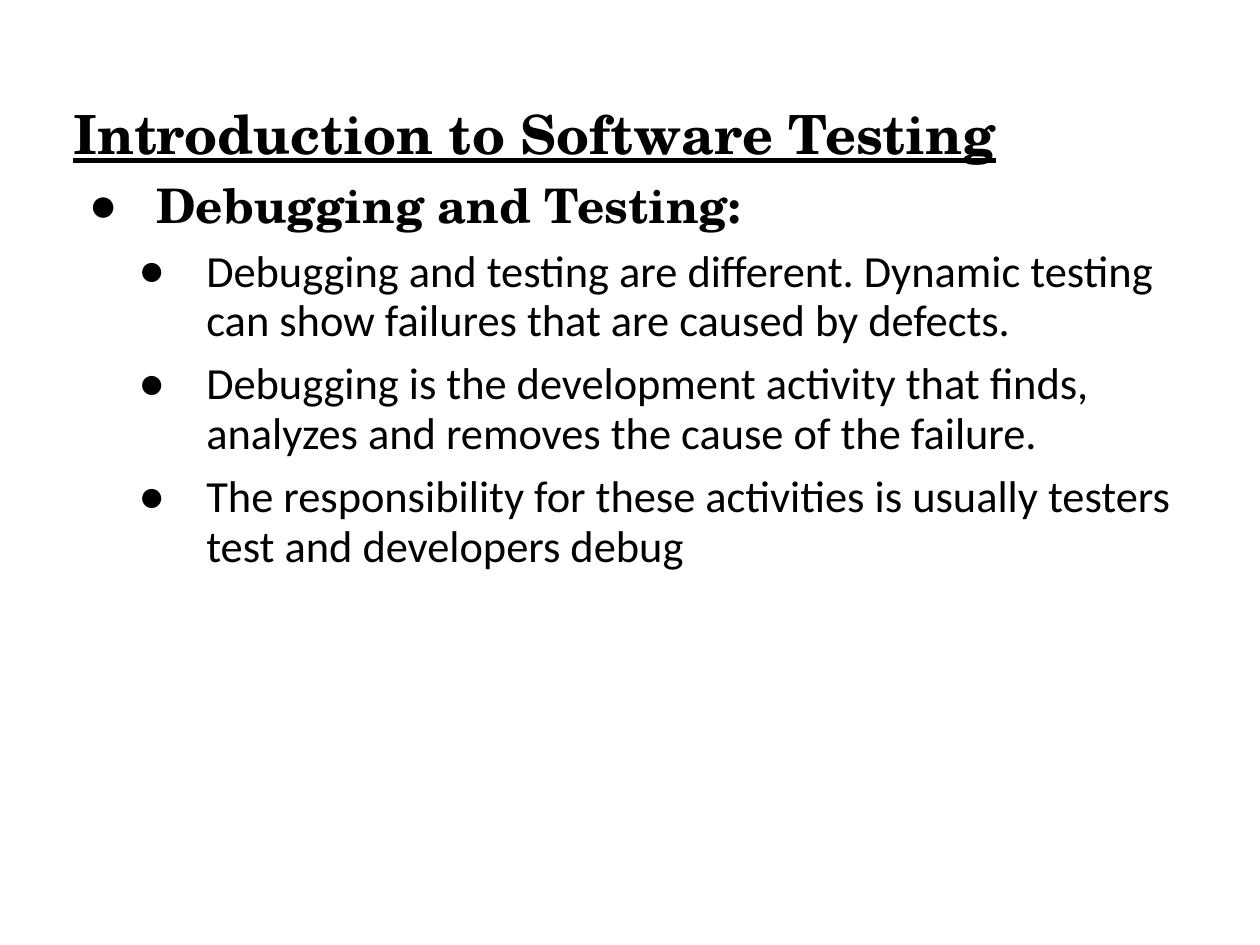
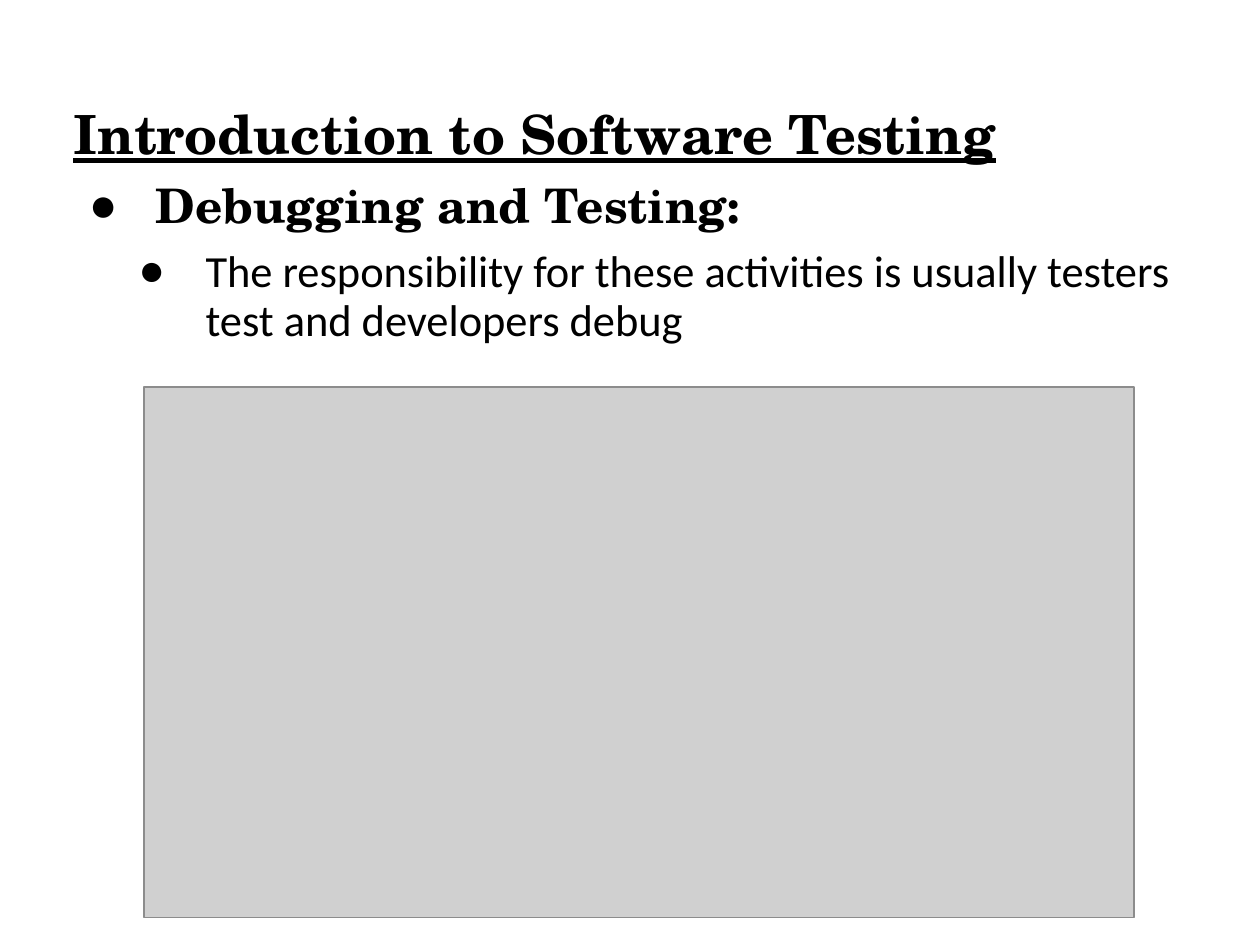
Before and after one commit to vprem99/Framework, a slide deck: slide 16 of Module1.ppt (slide 11 before the commit). Drawn at 1260x945 pixels with LibreOffice and Linux fonts; fonts in the diff are those of the drawing; grey boxes stand for pictures. Boxes give left, top, right and bottom in pixels: in the first picture for what was removed or moved away, otherwise in the second. Text is boxed around its words. In the diff, an @@ line names an element or a change of style, - is before the commit and + after.

```diff
--- a/Module1.ppt
+++ b/Module1.ppt
@@ text "Debugging and Testing:" at (156,188,1169,344): indent changed @@
@@ text at (206,256,1152,457): paragraphs removed @@
-    ● Debugging and testing are different. Dynamic testing can show failures that are caused by defects.
-    ● Debugging is the development activity that finds, analyzes and removes the cause of the failure.
@@ picture added at (144,388,1134,919) @@
```
Also in this commit, not shown: 31 other slides changed, 14 slides added.
